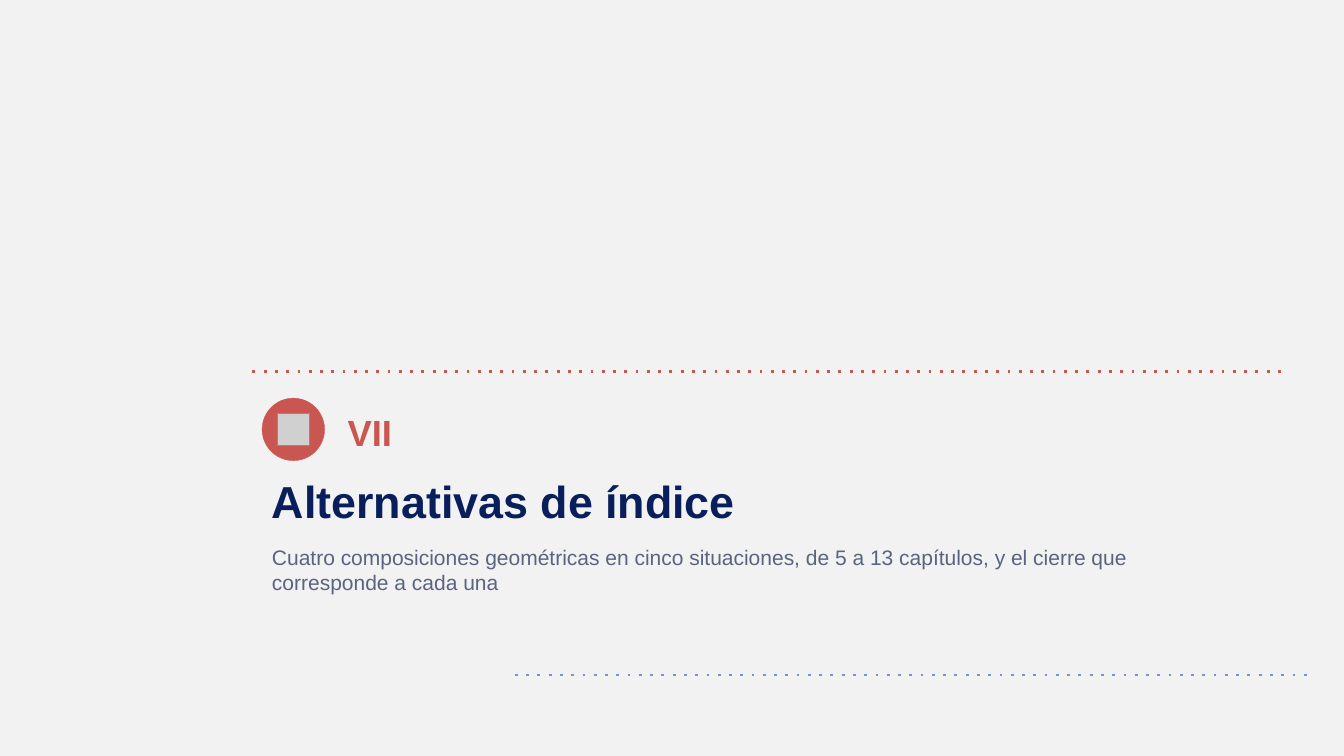
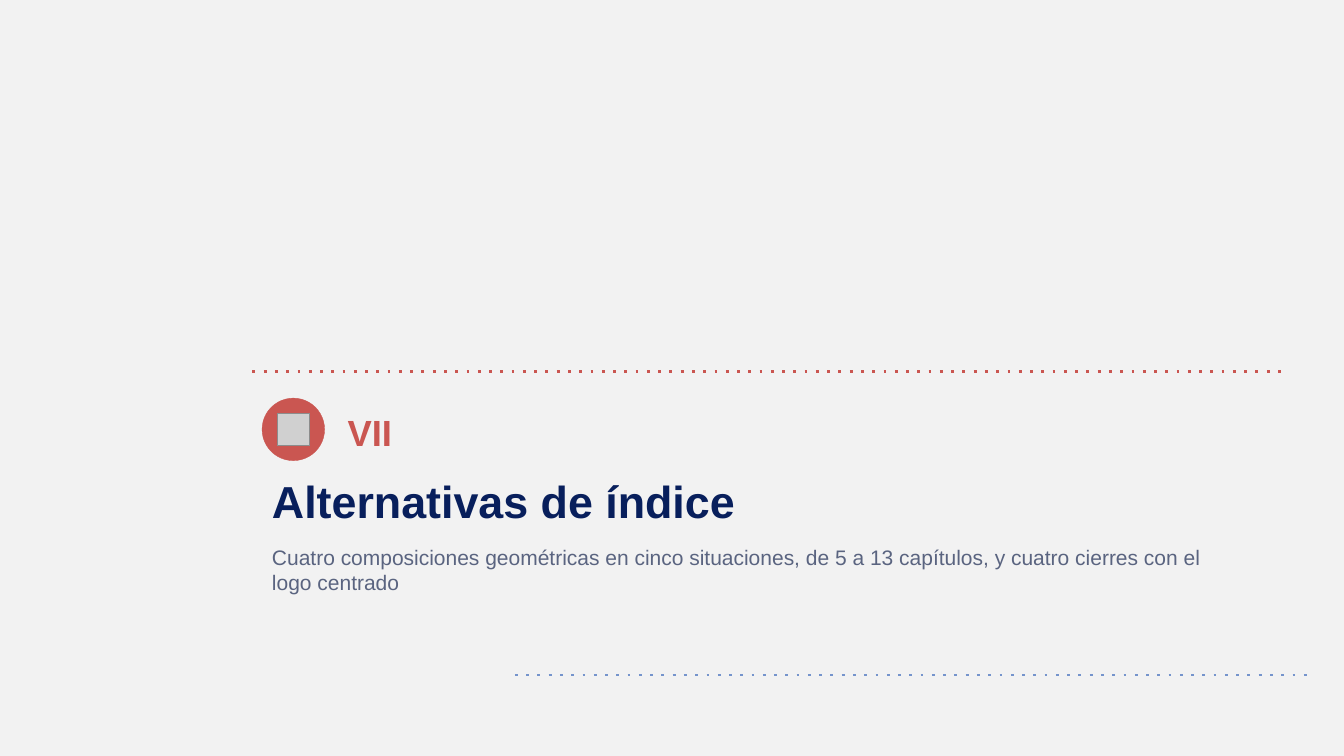
Before and after one commit to GonzaloAlmendariz/prosecnur-app, a slide deck: slide 142 of docs/qa/motor-ppt-2026-10-06/4-recetario/recetario-moderna.pptx. Drawn at 1344x756 pixels with LibreOffice and Linux fonts; fonts in the diff are those of the drawing; grey boxes stand for pictures; background and template pictures are left out. Boxes give left, top, right and bottom in pixels: in the first picture for what was removed or moved away, otherwise in the second. Text is boxed around its words. In the diff, an @@ line names an element or a change of style, - is before the commit and + after.

```diff
--- a/docs/qa/motor-ppt-2026-10-06/4-recetario/recetario-moderna.pptx
+++ b/docs/qa/motor-ppt-2026-10-06/4-recetario/recetario-moderna.pptx
@@ text at <box>272,549,1200,594</box>: text changed @@
-Cuatro composiciones geométricas en cinco situaciones, de 5 a 13 capítulos, y el cierre que corresponde a cada una
+Cuatro composiciones geométricas en cinco situaciones, de 5 a 13 capítulos, y cuatro cierres con el logo centrado
```
Also in this commit, not shown: 5 other slides changed, 7 other files.
